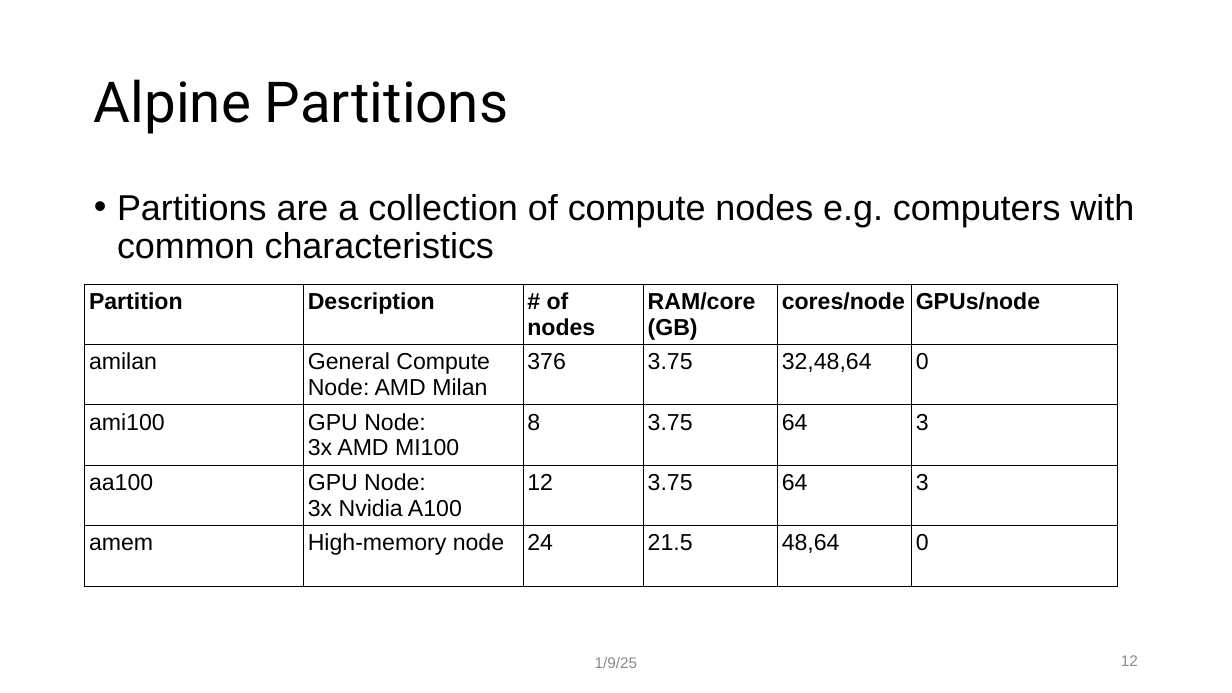
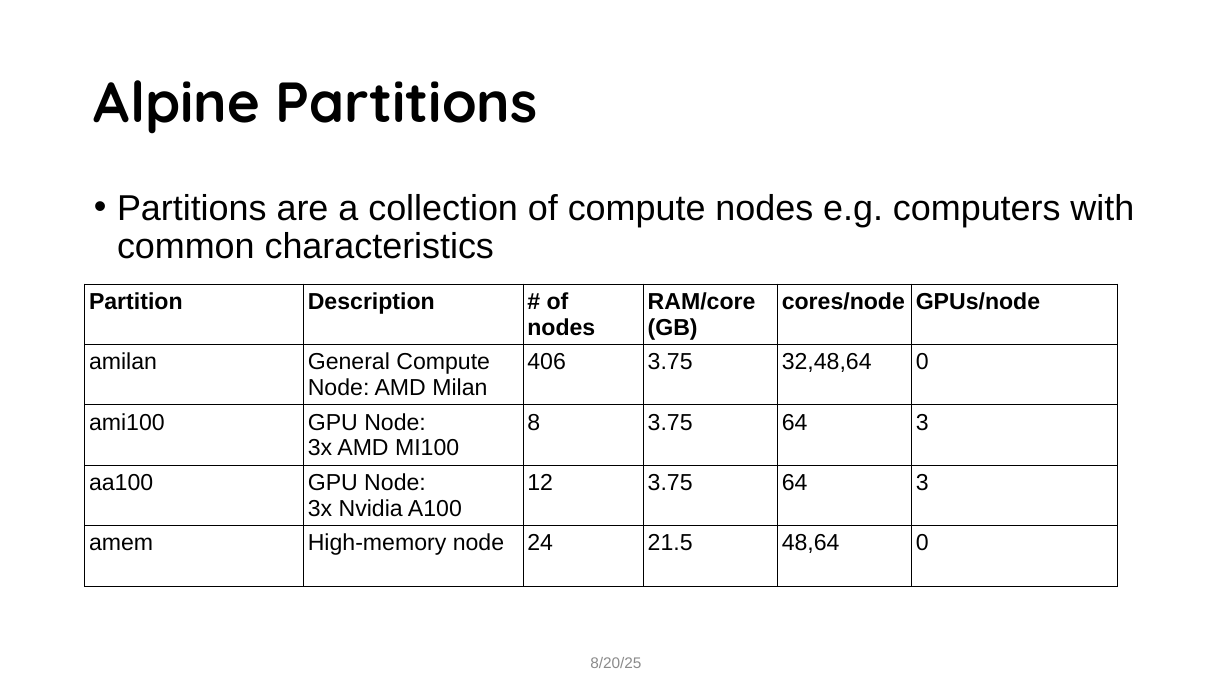
Before and after one commit to mohalkh5/hpc_fundamentals_micro_credential, a slide deck: slide 12 of scheduling_jobs/scheduling_jobs.pptx. Drawn at 1232x693 pixels with LibreOffice and Linux fonts; fonts in the diff are those of the drawing; background and template pictures are left out. Boxes give left, top, right and bottom in pixels: in the first picture for what was removed or moved away, otherwise in the second. Text is boxed around its words. In the diff, an @@ line names an element or a change of style, - is before the commit and + after.

```diff
--- a/scheduling_jobs/scheduling_jobs.pptx
+++ b/scheduling_jobs/scheduling_jobs.pptx
@@ title "Alpine Partitions" at <box>94,80,538,134</box>: font Roboto to Quicksand, bold on @@
@@ table at <box>85,284,1118,604</box> @@
-row 2, column 3: 376
+row 2, column 3: 406
@@ text at <box>590,657,641,668</box>: text changed @@
-1/9/25
+8/20/25
@@ page number removed at <box>1121,655,1138,666</box> @@
-12
```
Also in this commit, not shown: 27 other slides changed, 1 other file.
